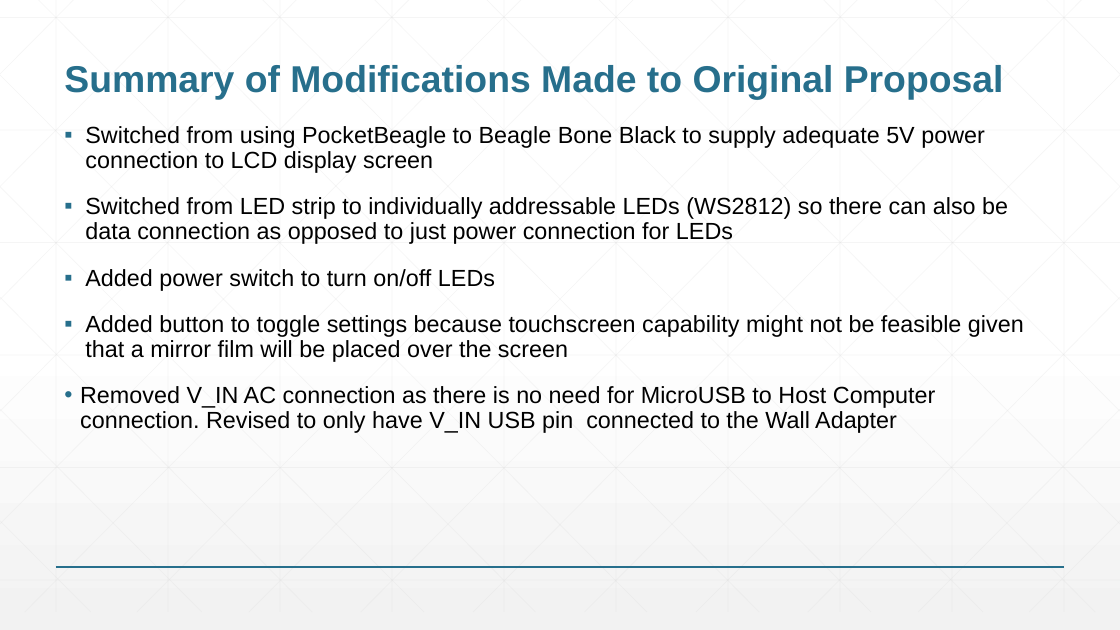
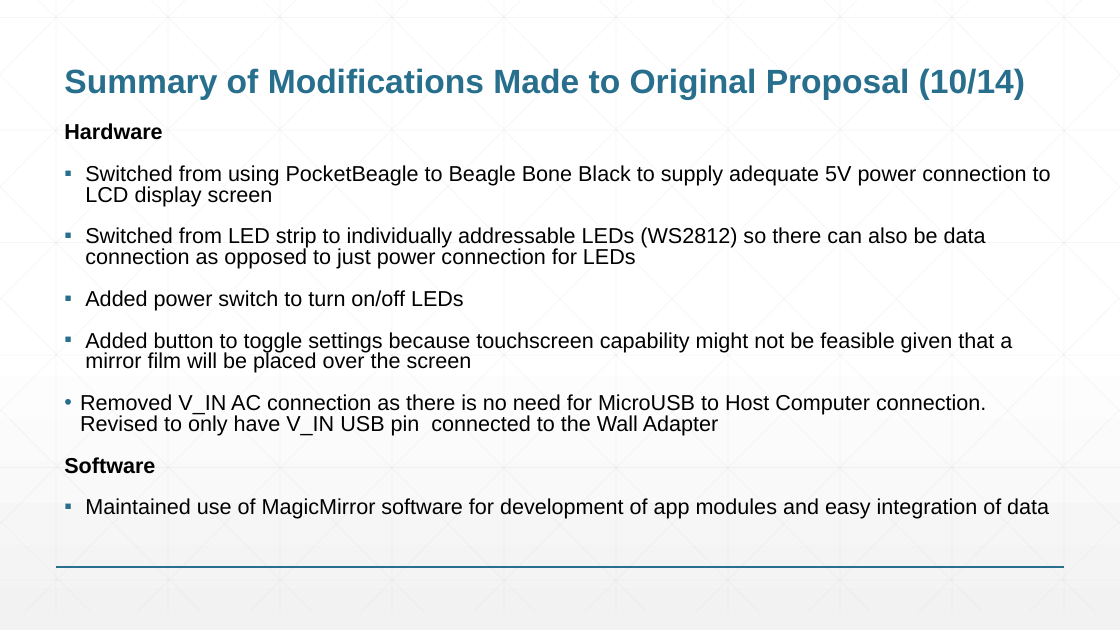
Before and after one commit to nnome/ENGI301, a slide deck: slide 7 of project_01/docs/Ome_ENGI301_project_proposal.pptx. Drawn at 1120x630 pixels with LibreOffice and Linux fonts; fonts in the diff are those of the drawing. Boxes give left, top, right and bottom in pixels: in the first picture for what was removed or moved away, otherwise in the second. Text is boxed around its words. In the diff, an @@ line names an element or a change of style, - is before the commit and + after.

Commit message:
Updated Project Proposal

```diff
--- a/project_01/docs/Ome_ENGI301_project_proposal.pptx
+++ b/project_01/docs/Ome_ENGI301_project_proposal.pptx
@@ title at (64, 68, 1025, 99): text changed; size 32 to 28.8 pt @@
-Summary of Modifications Made to Original Proposal
+Summary of Modifications Made to Original Proposal (10/14)
@@ text at (64, 123, 162, 140): paragraph added @@
+Hardware
@@ text at (80, 165, 1051, 436): size 20 to 18.5 pt in "Switched from using PocketBeagle to Beagle Bone ...", "Switched from LED strip to individually addressable ...", "Added power switch to turn on/off LEDs", "Added button to toggle settings because touchscreen ..." and 1 more places; line spacing 0.9 to 0.8 @@
@@ text at (64, 457, 1049, 519): paragraphs added @@
+Software
+▪ Maintained use of MagicMirror software for development of app modules and easy integration of data
```
Also in this commit, not shown: 4 other slides changed, 3 slides added, 2 slides removed.
